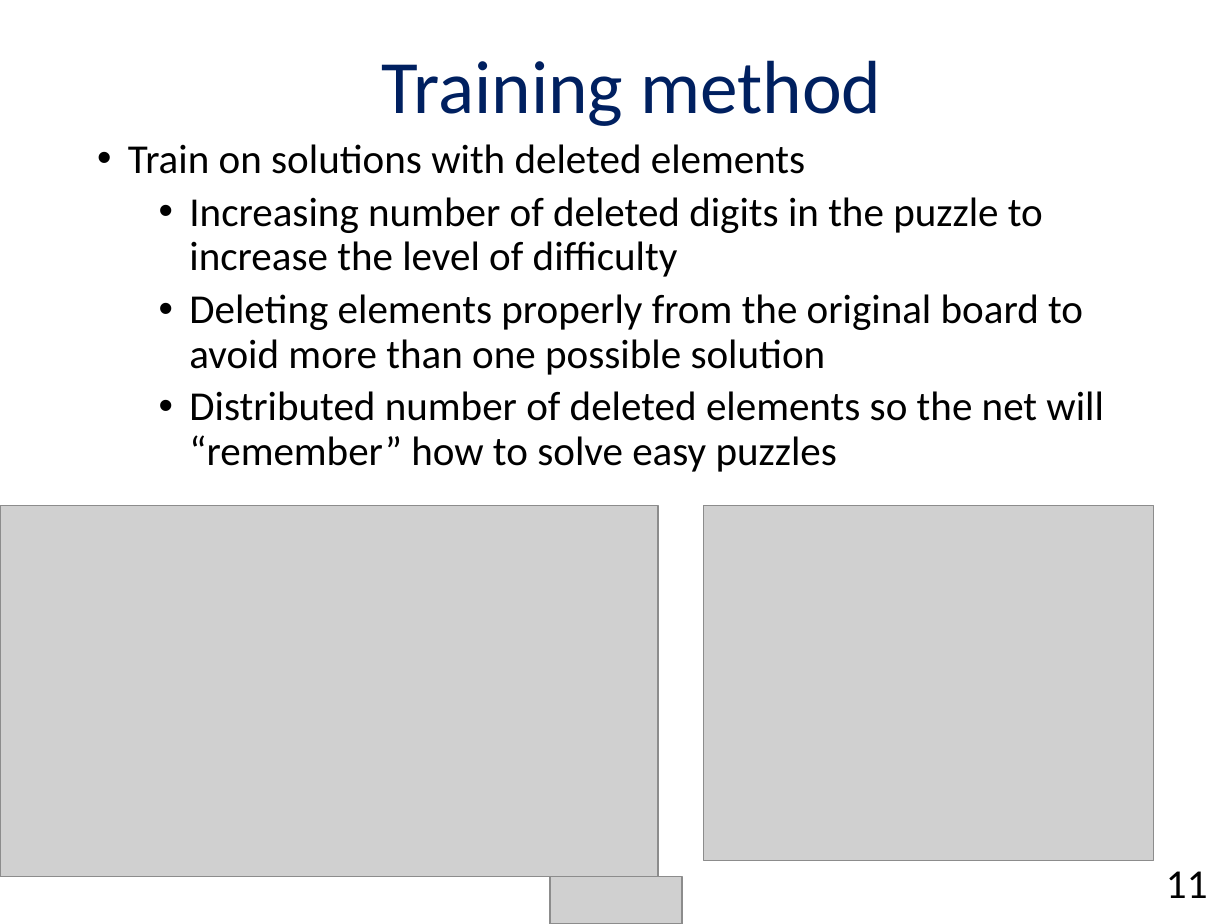
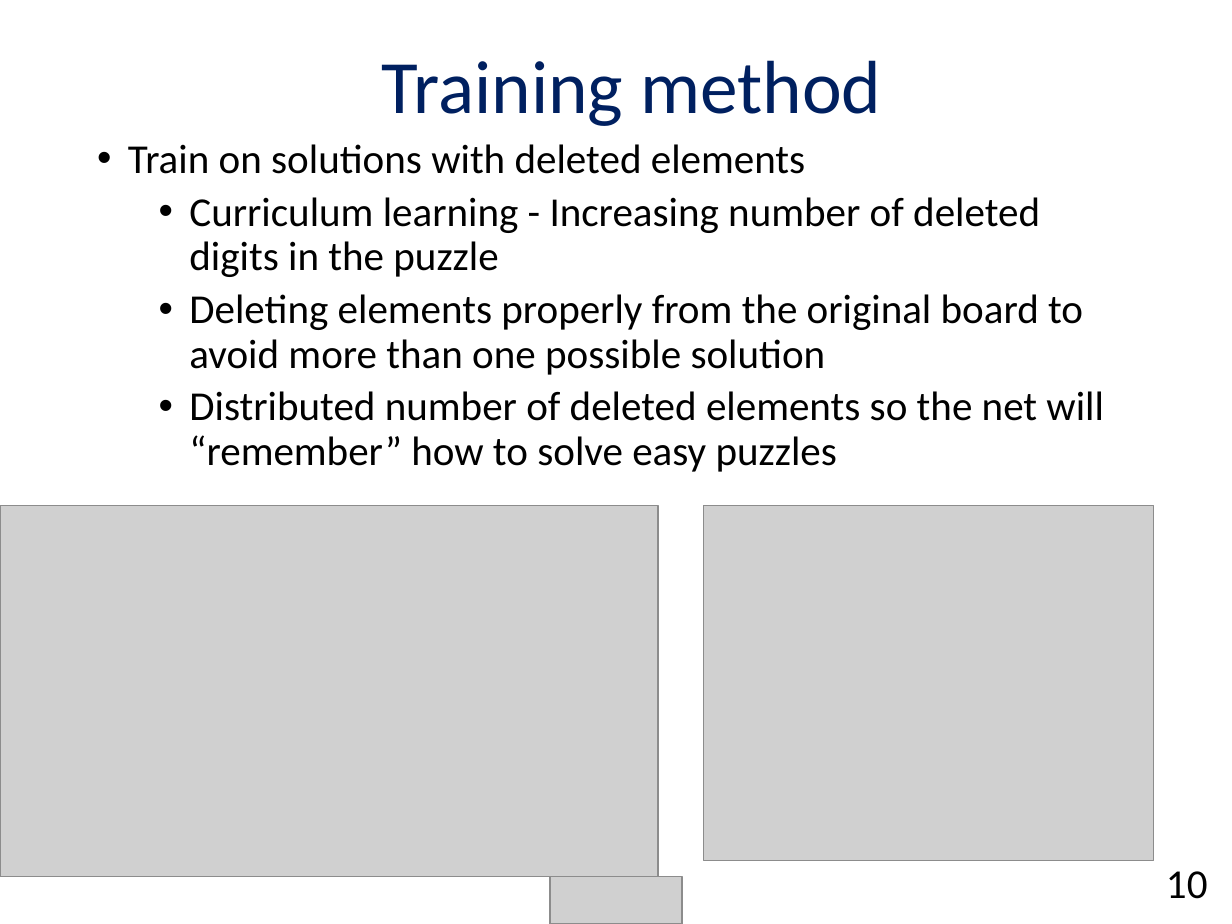
Before and after one commit to chendudai/Sudoku, a slide deck: slide 10 of Presentation/final_presentation.pptx (slide 11 before the commit). Drawn at 1232x924 pixels with LibreOffice and Linux fonts; fonts in the diff are those of the drawing; grey boxes stand for pictures. Boxes give left, top, right and bottom in pixels: in the first picture for what was removed or moved away, otherwise in the second. Text is boxed around its words. In the diff, an @@ line names an element or a change of style, - is before the commit and + after.

```diff
--- a/Presentation/final_presentation.pptx
+++ b/Presentation/final_presentation.pptx
@@ text at [189,197,1040,277]: text changed @@
-  • Increasing number of deleted digits in the puzzle to increase the level of difficulty
+  • Curriculum learning - Increasing number of deleted digits in the puzzle
@@ text at [1166,871,1208,899]: text changed @@
-11
+10
```
Also in this commit, not shown: 6 other slides changed, 1 slide added, 2 slides removed.
